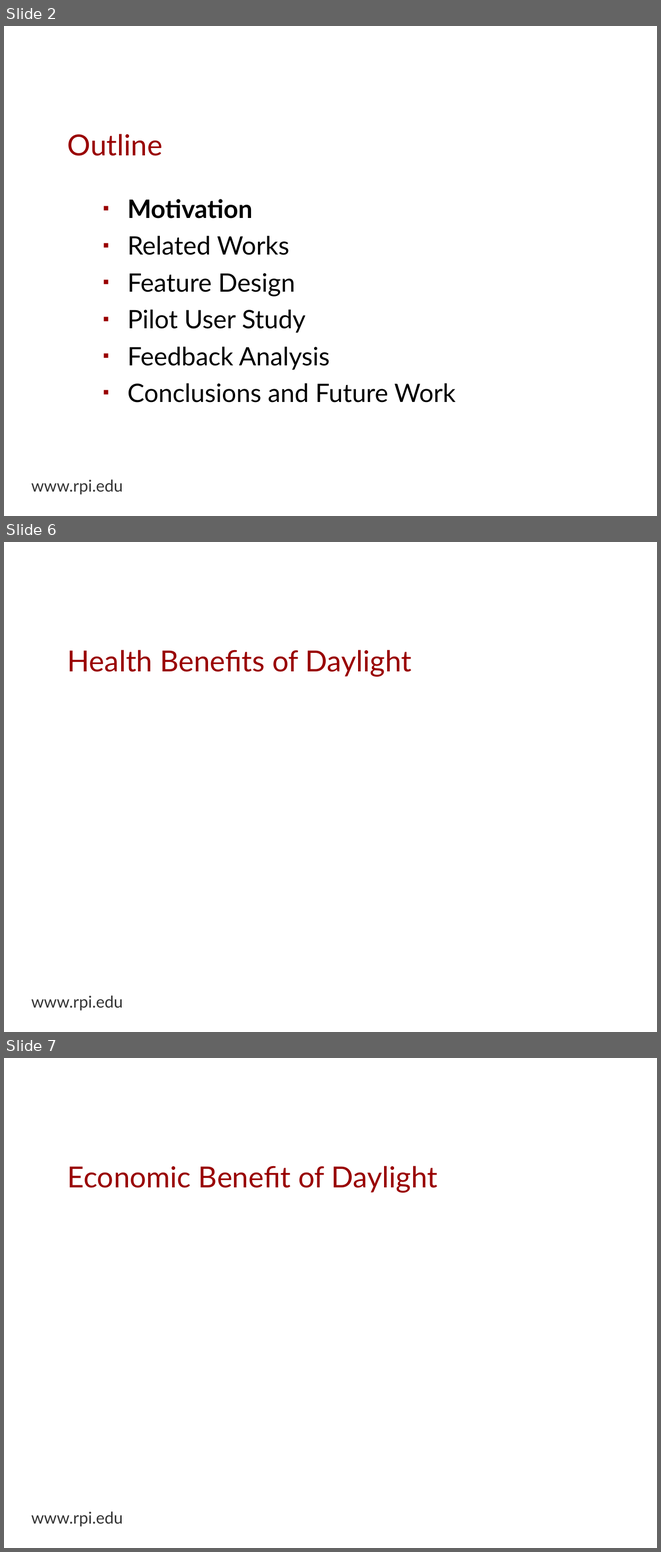
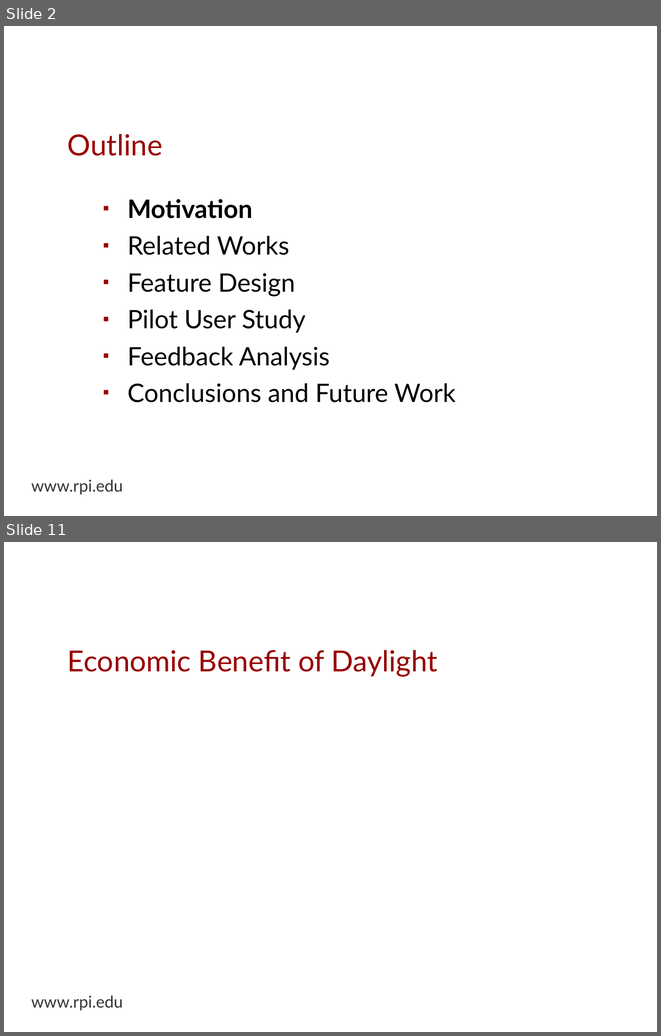
Before and after one commit to espinm2/master_presentation, a slide deck: max_espinoza.odp. Shown one above the other, each under a label of ours: slides 2, 6 and 7 before the commit, slides 2 and 11 after it; the slides between them are not shown. The pictures are 661x1552 and 661x1036 pixels, drawn with LibreOffice and Linux fonts; fonts in the diff are those of the drawing; background and template pictures are left out. Boxes give left, top, right and bottom in pixels: in the first picture for what was removed or moved away, otherwise in the second. Text is boxed around its words. In the diff, an @@ line names an element or a change of style, - is before the commit and + after.

```diff
--- a/max_espinoza.odp
+++ b/max_espinoza.odp
@@ slide 6 removed at (4,542,657,1032), background picture (left out); not listed: 1 template element that a slide beside it also shows @@
@@ title removed at (68,650,412,677) @@
-Health Benefits of Daylight
@@ what was slide 7 is now slide 11 @@
```
Also in this commit, not shown: 2 slides changed, 5 slides added, 2 other slides removed, 1 other file.
